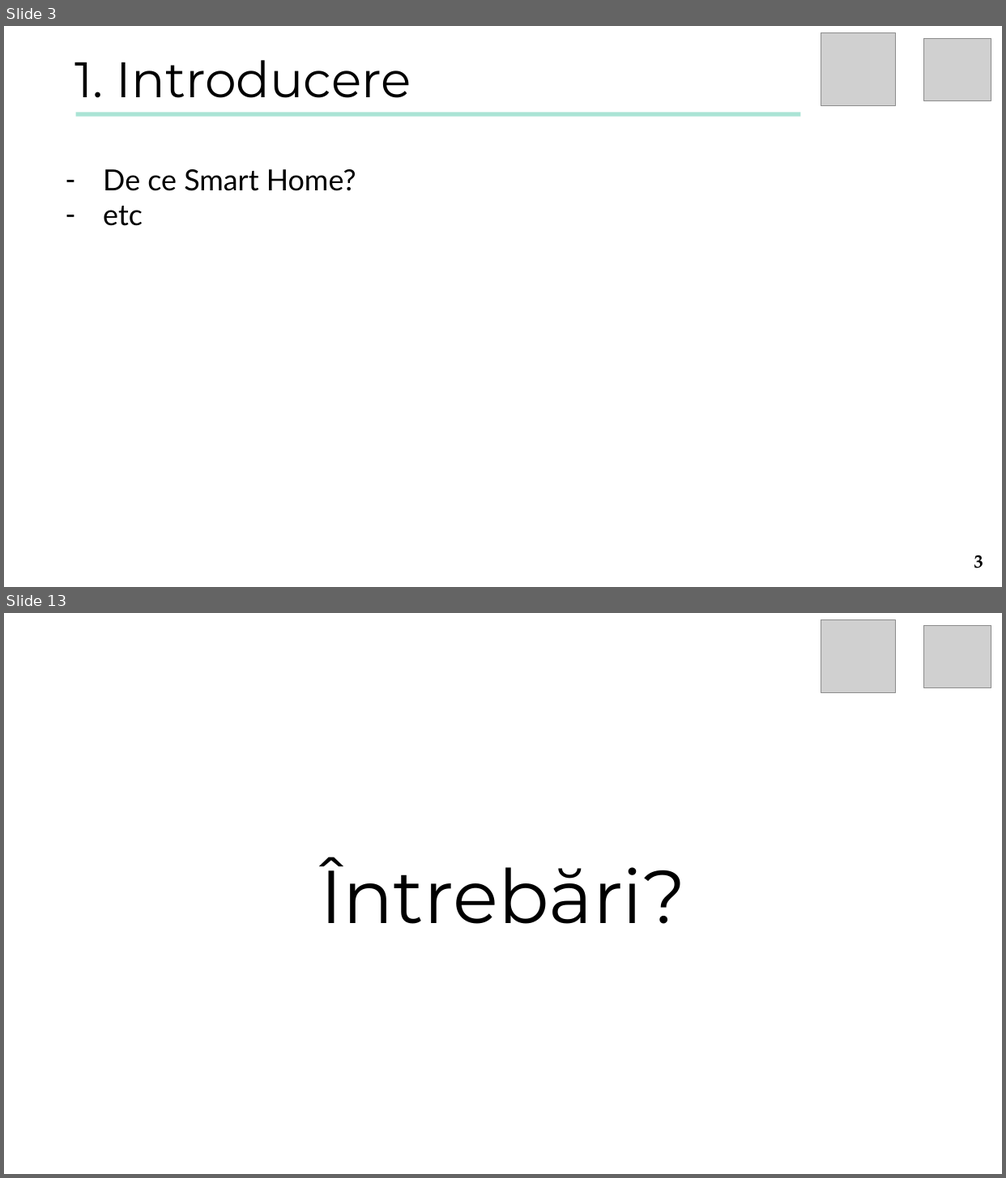
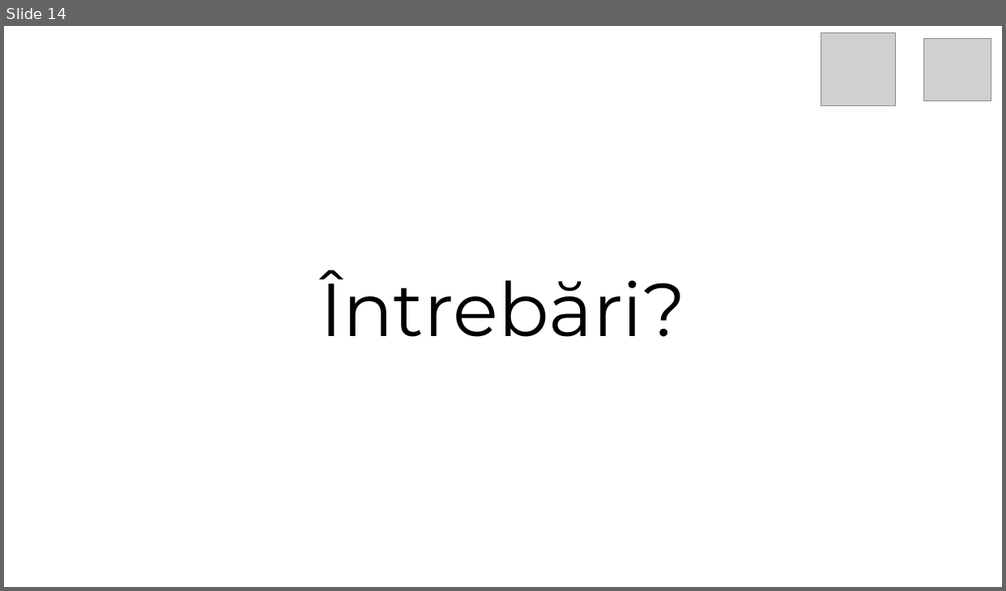
Before and after one commit to turcunicusor/Licenta, a slide deck: Documentation/Presentation.pptx. Shown one above the other, each under a label of ours: slides 3 and 13 before the commit, slide 14 after it; the slides between them are not shown. The pictures are 1006x1178 and 1006x591 pixels, drawn with LibreOffice and Linux fonts; fonts in the diff are those of the drawing; grey boxes stand for pictures. Boxes give left, top, right and bottom in pixels: in the first picture for what was removed or moved away, otherwise in the second. Text is boxed around its words. In the diff, an @@ line names an element or a change of style, - is before the commit and + after.

```diff
--- a/Documentation/Presentation.pptx
+++ b/Documentation/Presentation.pptx
@@ slide 3 removed at bbox=[4, 26, 1002, 587], background #FFFFFF @@
@@ picture removed at bbox=[821, 32, 897, 106] @@
@@ picture removed at bbox=[924, 38, 991, 101] @@
@@ text removed at bbox=[74, 60, 411, 98] @@
-1. Introducere
@@ rectangle removed at bbox=[76, 112, 800, 117] @@
@@ text removed at bbox=[103, 169, 356, 226] @@
-– De ce Smart Home?
-– etc
@@ page number removed at bbox=[974, 555, 983, 569] @@
-3
@@ what was slide 13 is now slide 14 @@
```
Also in this commit, not shown: 11 slides changed, 2 slides added, 4 other files.
